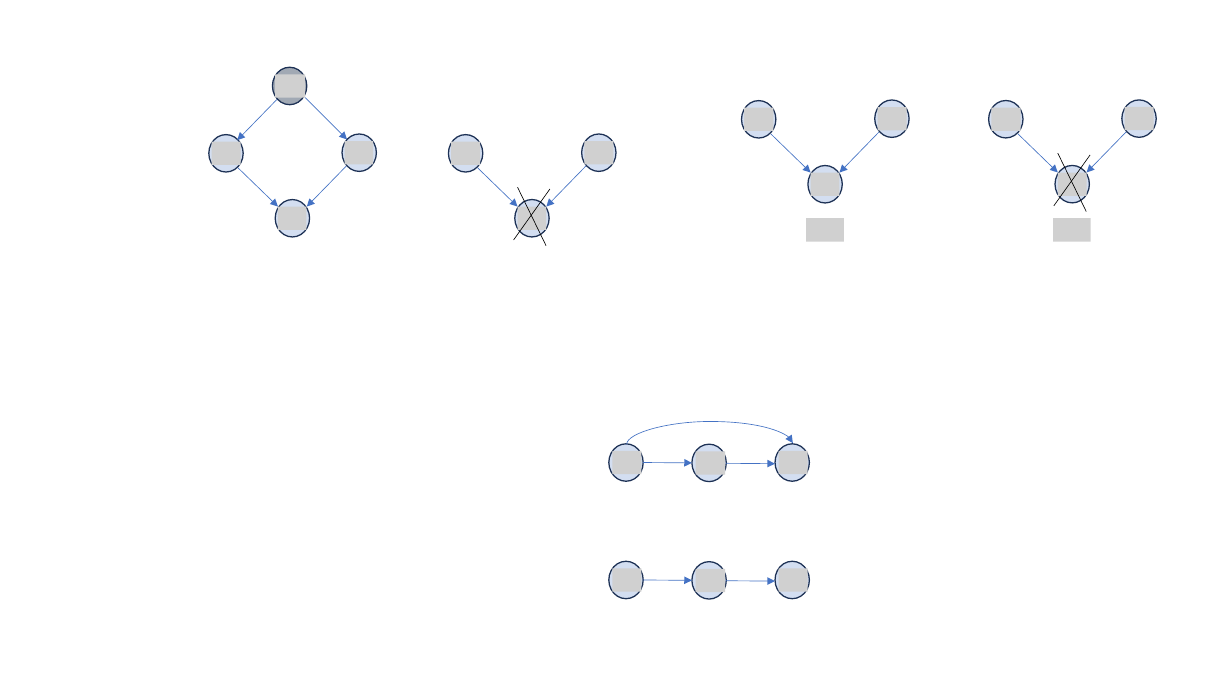
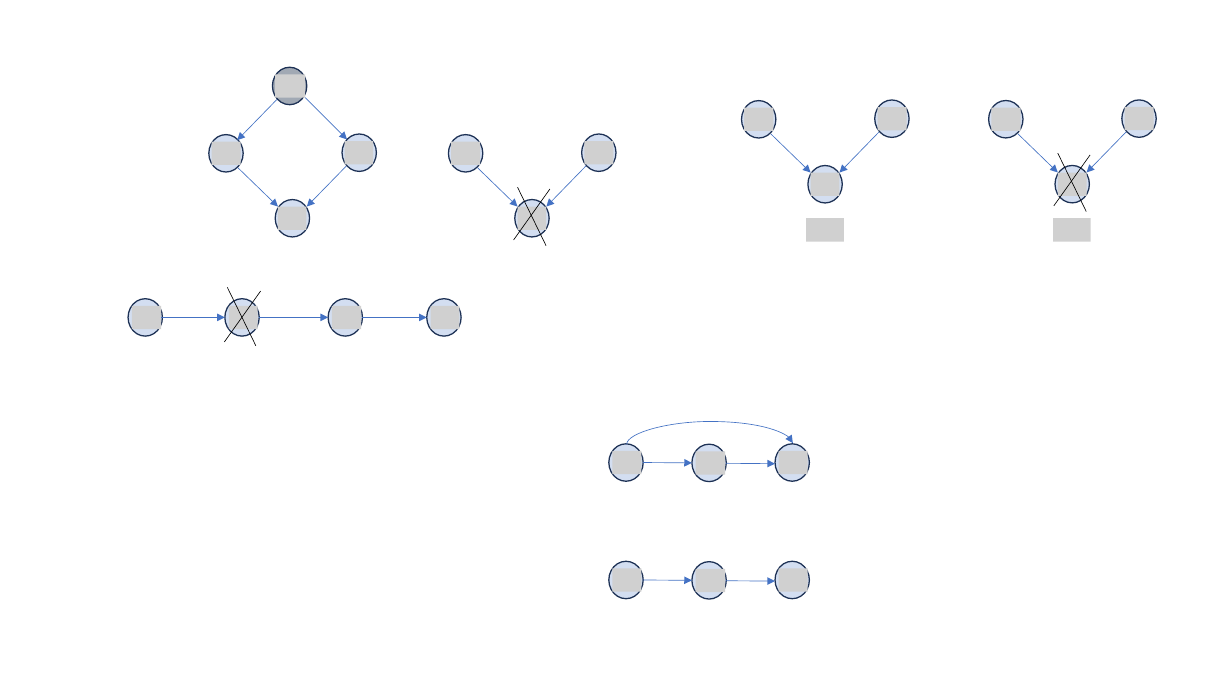
Before and after one commit to dimitarpg13/root_cause_analysis_and_model_checking, a slide deck: slide 2 of docs/LearningBayesianNetworksNeapolitanNotes.pptx. Drawn at 1232x693 pixels with LibreOffice and Linux fonts; fonts in the diff are those of the drawing; grey boxes stand for pictures. Boxes give left, top, right and bottom in pixels: in the first picture for what was removed or moved away, otherwise in the second. Text is boxed around its words. In the diff, an @@ line names an element or a change of style, - is before the commit and + after.

Commit message:
ppt update

```diff
--- a/docs/LearningBayesianNetworksNeapolitanNotes.pptx
+++ b/docs/LearningBayesianNetworksNeapolitanNotes.pptx
@@ group added at [128,287,461,346]: 4 ellipses, 4 pictures, 3 arrows, 2 lines @@
```
